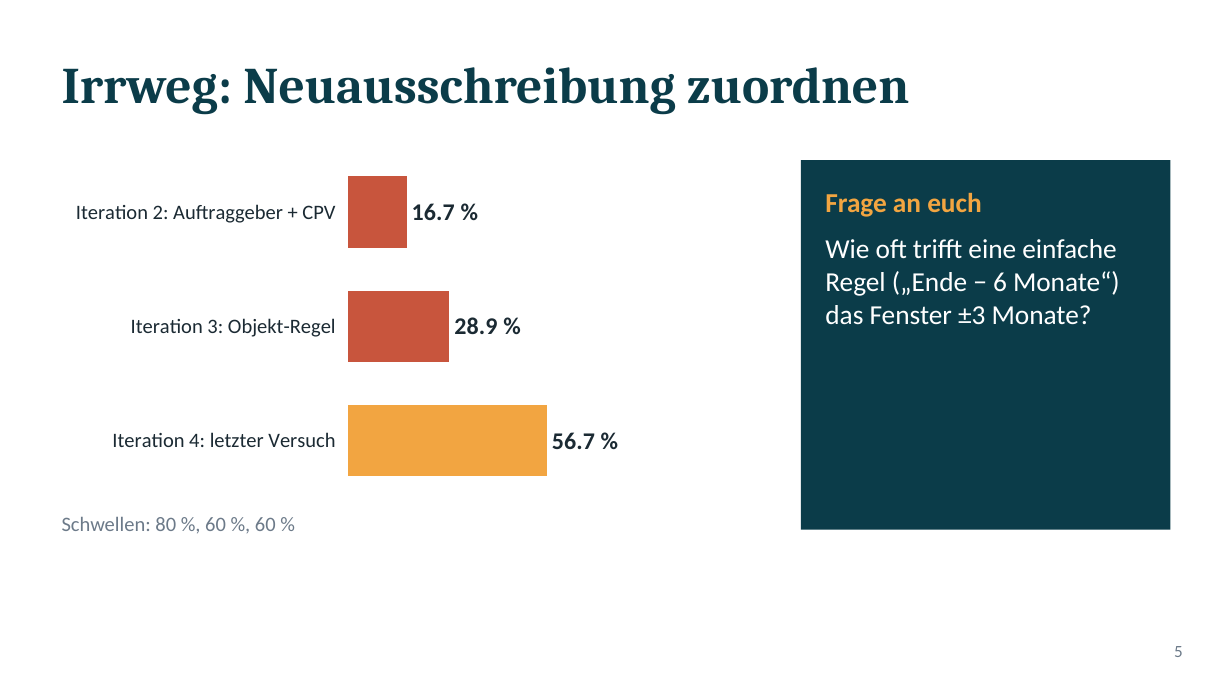
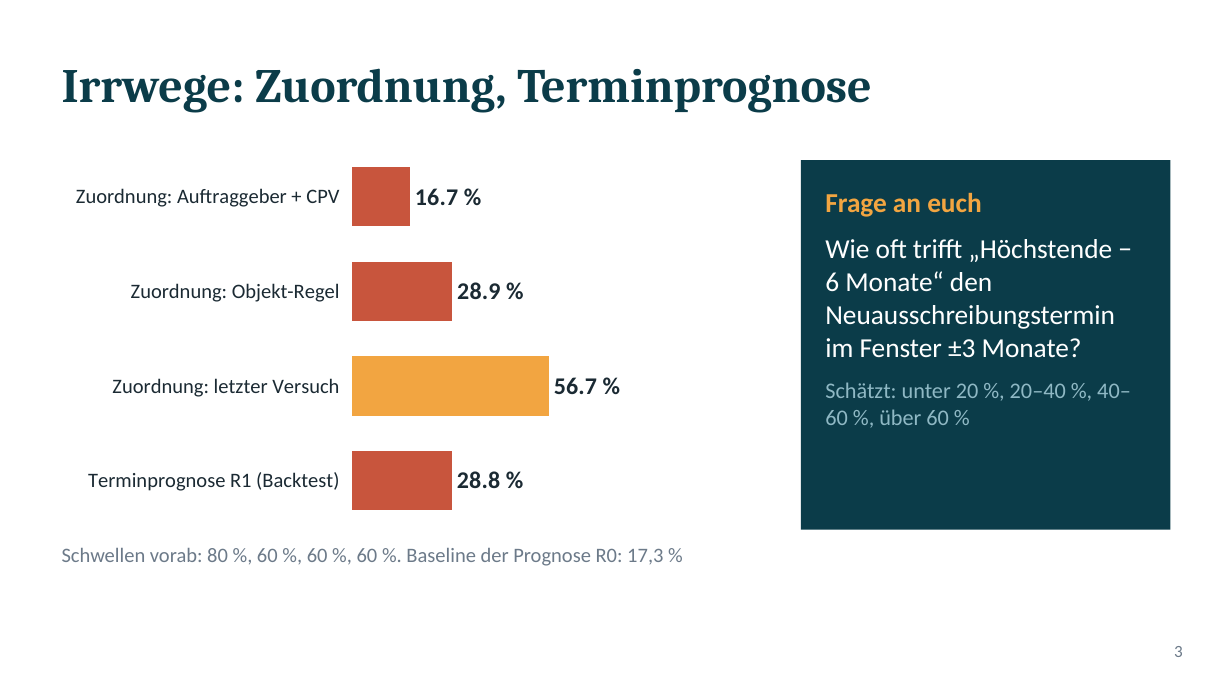
Before and after one commit to ludwigrichthammer9-web/vergabe_radar, a slide deck: slide 3 of docs/vortrag/vortrag_vergabe_radar.pptx (slide 5 before the commit). Drawn at 1232x693 pixels with LibreOffice and Linux fonts; fonts in the diff are those of the drawing. Boxes give left, top, right and bottom in pixels: in the first picture for what was removed or moved away, otherwise in the second. Text is boxed around its words. In the diff, an @@ line names an element or a change of style, - is before the commit and + after.

```diff
--- a/docs/vortrag/vortrag_vergabe_radar.pptx
+++ b/docs/vortrag/vortrag_vergabe_radar.pptx
@@ title at bbox=[62, 68, 872, 112]: text changed; size 30 to 28 pt @@
-Irrweg: Neuausschreibung zuordnen
+Irrwege: Zuordnung, Terminprognose
@@ bar chart at bbox=[62, 142, 776, 536] @@
-categories: Iteration 2: Auftraggeber + CPV, Iteration 3: Objekt-Regel, Iteration 4: letzter Versuch
+categories: Zuordnung: Auftraggeber + CPV, Zuordnung: Objekt-Regel, Zuordnung: letzter Versuch, Terminprognose R1 (Backtest)
-Series 1: 16.7, 28.9, 56.7
+Series 1: 16.7, 28.9, 56.7, 28.8
@@ bar chart: place and size @@
-bar chart at bbox=[62, 148, 776, 505]
+bar chart at bbox=[62, 142, 776, 536]
@@ text at bbox=[825, 239, 1131, 425]: text changed @@
-Wie oft trifft eine einfache Regel („Ende − 6 Monate“) das Fenster ±3 Monate?
+Wie oft trifft „Höchstende − 6 Monate“ den Neuausschreibungstermin im Fenster ±3 Monate?
+Schätzt: unter 20 %, 20–40 %, 40–60 %, über 60 %
@@ text at bbox=[62, 548, 663, 566]: text changed @@
-Schwellen: 80 %, 60 %, 60 %
+Schwellen vorab: 80 %, 60 %, 60 %, 60 %. Baseline der Prognose R0: 17,3 %
@@ text at bbox=[1174, 646, 1183, 657]: text changed @@
-5
+3
```
Also in this commit, not shown: 8 other slides changed, 3 slides added, 3 slides removed, 1 other file.
